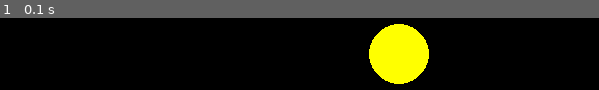
Above: before the commit, frame 1.
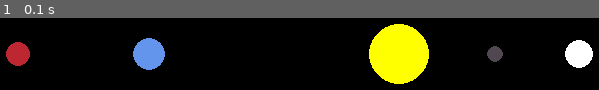
Above: after the commit, the same moment.

Repository: LeonardoZanotti/PyPlanet
Game: pygame game, started from pyplanet.py
Same seed, same stepped clock (60 frames per second), same inputs: the game is played once before the commit and once after it.
Inputs:
- Up to frame 1 (0.1 s): no input

The runs differ from the first frame. In frame 1, 4.7% of the frame differs, in the area x 1-99%, y 27-73%.

Commit message:
all planets created

Diff:
--- a/pyplanet.py
+++ b/pyplanet.py
@@ -12,9 +12,12 @@
 SIZE = WIDTH, HEIGHT = 800, 800
 SCREEN = pygame.display.set_mode(SIZE)
 pygame.display.set_caption("Planet simulation")
-BLACK = 0, 0, 0
-WHITE = 255, 255, 255
-YELLOW = 255, 255, 0
+BLACK = (0, 0, 0)
+WHITE = (255, 255, 255)
+YELLOW = (255, 255, 0)
+BLUE = (100, 149, 237)
+RED = (188, 39, 50)
+DARK_GREY = (80, 71, 81)
 
 
 class Planet:
@@ -50,7 +53,12 @@
     sun = Planet(0, 0, 30, YELLOW, 1.98892 * 10**30)
     sun.sun = True
 
-    planets = [sun]
+    earth = Planet(-1 * Planet.AU, 0, 16, BLUE, 5.9741 * 10**24)
+    mars = Planet(-1.524 * Planet.AU, 0, 12, RED, 6.39 * 10**23)
+    mercury = Planet(0.387 * Planet.AU, 0, 8, DARK_GREY, 3.3 * 10**23)
+    venus = Planet(0.723 * Planet.AU, 0, 14, WHITE, 4.8685 * 10**24)
+
+    planets = [sun, earth, mars, mercury, venus]
 
     while 1:
         clock.tick(60)
